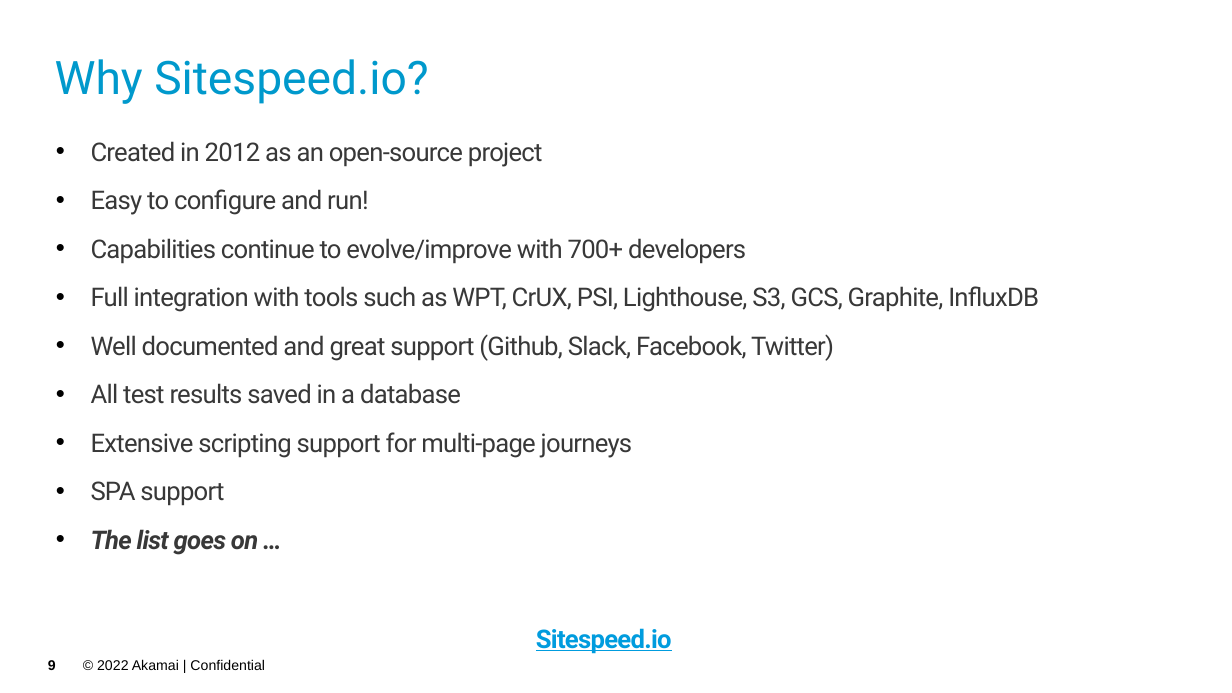
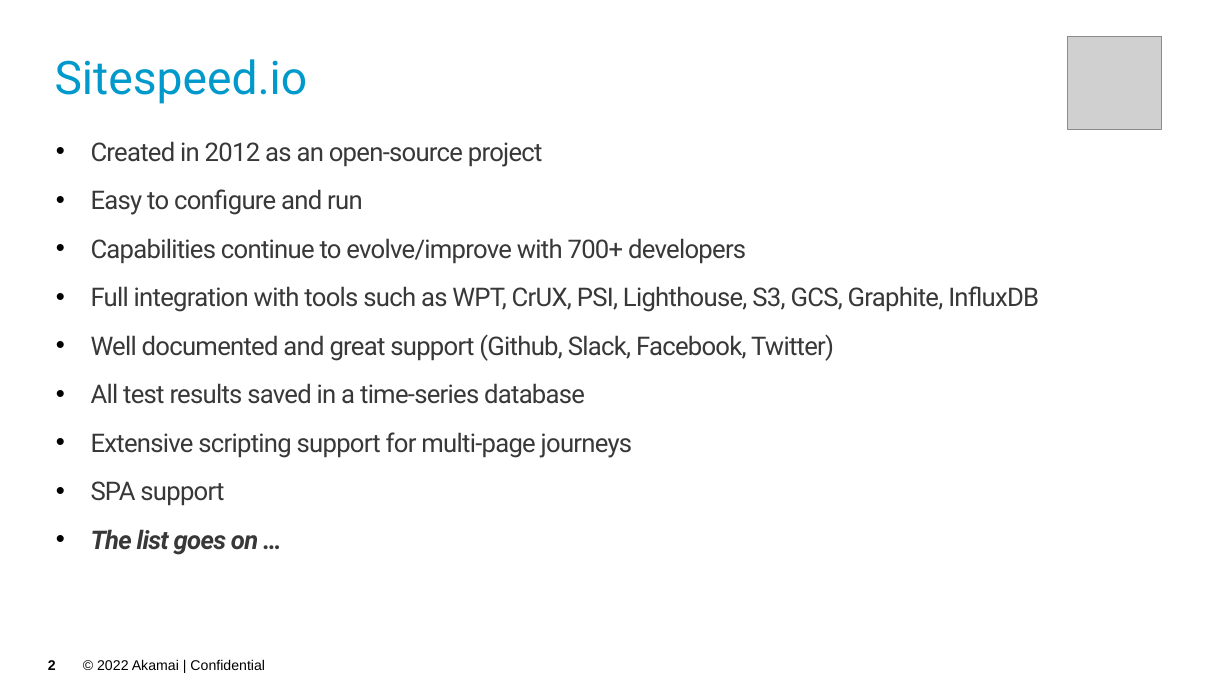
Before and after one commit to akamai-consulting/sitespeed, a slide deck: slide 2 of Info/Overview.pptx (slide 9 before the commit). Drawn at 1232x693 pixels with LibreOffice and Linux fonts; fonts in the diff are those of the drawing; grey boxes stand for pictures; background and template pictures are left out. Boxes give left, top, right and bottom in pixels: in the first picture for what was removed or moved away, otherwise in the second. Text is boxed around its words. In the diff, an @@ line names an element or a change of style, - is before the commit and + after.

```diff
--- a/Info/Overview.pptx
+++ b/Info/Overview.pptx
@@ title at (x1=55, y1=59, x2=308, y2=104): text changed @@
-Why Sitespeed.io?
+Sitespeed.io
@@ picture added at (x1=1068, y1=36, x2=1163, y2=130) @@
@@ text at (x1=91, y1=189, x2=363, y2=215): text changed @@
-• Easy to configure and run!
+• Easy to configure and run
@@ text at (x1=91, y1=383, x2=585, y2=404): text changed @@
-• All test results saved in a database
+• All test results saved in a time-series database
@@ text removed at (x1=536, y1=628, x2=672, y2=654) @@
-Sitespeed.io
@@ page number at (x1=48, y1=660, x2=56, y2=670): text changed @@
-9
+2
```
Also in this commit, not shown: 5 other slides changed, 3 slides added, 6 slides removed.
